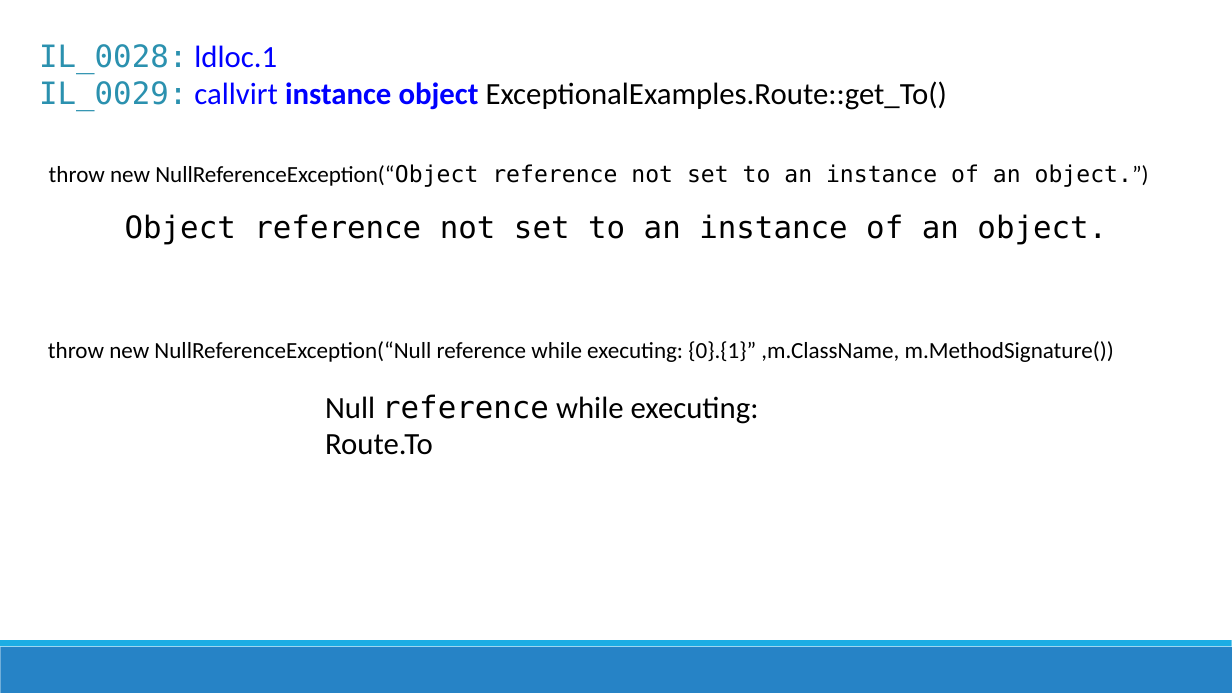
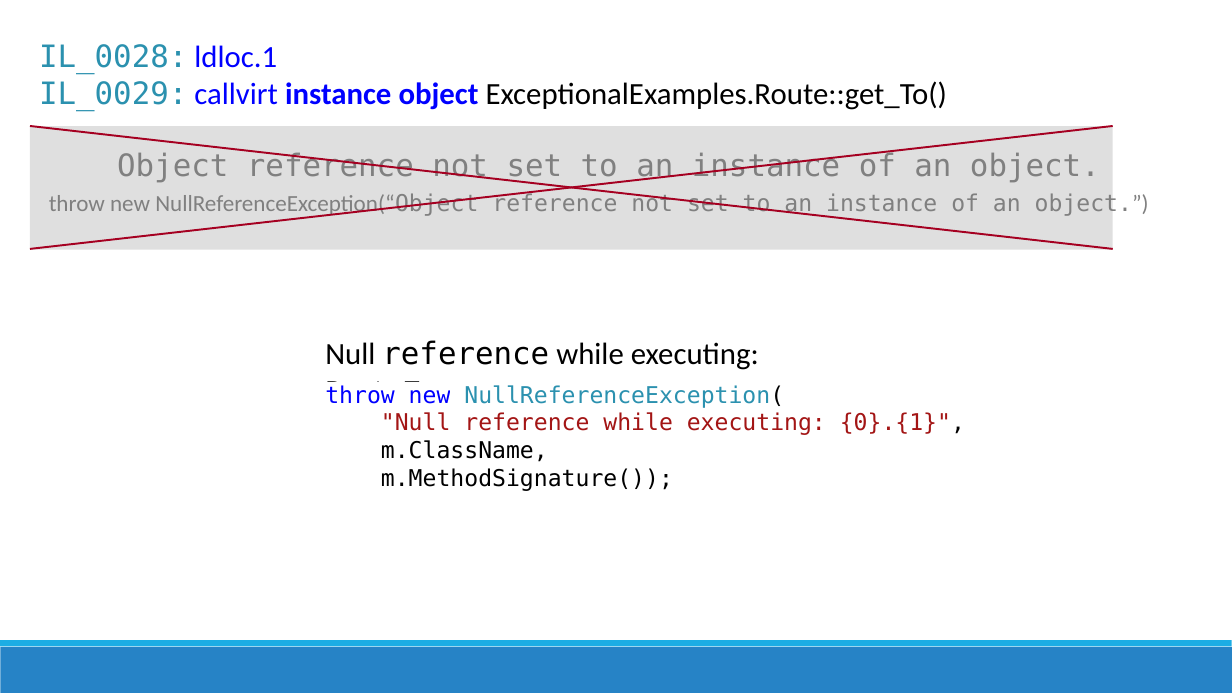
Before and after one commit to jamesrcounts/ExceptionalTalk, a slide deck: slide 7 of Exceptional Exceptions.pptx (slide 6 before the commit). Drawn at 1232x693 pixels with LibreOffice and Linux fonts; fonts in the diff are those of the drawing. Boxes give left, top, right and bottom in pixels: in the first picture for what was removed or moved away, otherwise in the second. Text is boxed around its words. In the diff, an @@ line names an element or a change of style, - is before the commit and + after.

```diff
--- a/Exceptional Exceptions.pptx
+++ b/Exceptional Exceptions.pptx
@@ text "Object reference not set to ..." at [117, 151, 1100, 183]: text colour #000000 to #808080 @@
@@ text "Object reference not set to ...": place and size @@
-text "Object reference not set to ..." at [125, 214, 1107, 244]
+text "Object reference not set to ..." at [117, 151, 1100, 183]
@@ rectangle added at [30, 126, 1113, 250], fill #808080 at 25% opacity @@
@@ line added from (30, 126) to (1113, 249), #A50021 1.5 pt @@
@@ line added from (30, 249) to (1113, 126), #A50021 1.5 pt @@
@@ text "throw new NullReferenceException(“Object reference not ...": place and size @@
-text "throw new NullReferenceException(“Object reference not ..." at [49, 164, 1149, 187]
+text "throw new NullReferenceException(“Object reference not ..." at [49, 192, 1149, 218]
@@ text "throw new NullReferenceException(“Object reference not ..." at [49, 192, 1149, 218]: text colour #000000 to #808080 @@
@@ text "Null reference while executing: Route.To": place and size @@
-text "Null reference while executing: Route.To" at [325, 394, 759, 455]
+text "Null reference while executing: Route.To" at [325, 340, 759, 404]
@@ text at [325, 385, 965, 491]: text changed; font Calibri to DejaVu Sans Mono; text colour #000000 to #A31515 @@
-throw new NullReferenceException(“Null reference while executing: {0}.{1}” ,m.ClassName, m.MethodSignature())
+throw new NullReferenceException(
+"Null reference while executing: {0}.{1}",
+m.ClassName,
+m.MethodSignature());
```
Also in this commit, not shown: 4 other slides changed, 1 slide added, 1 other file.
